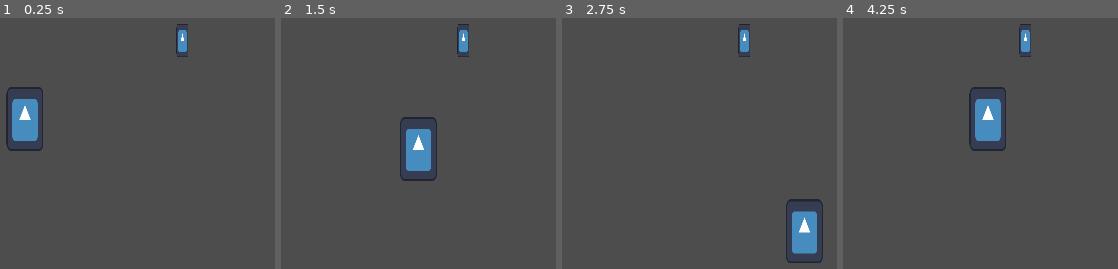
Above: before the commit, frames 1-4 (left to right).
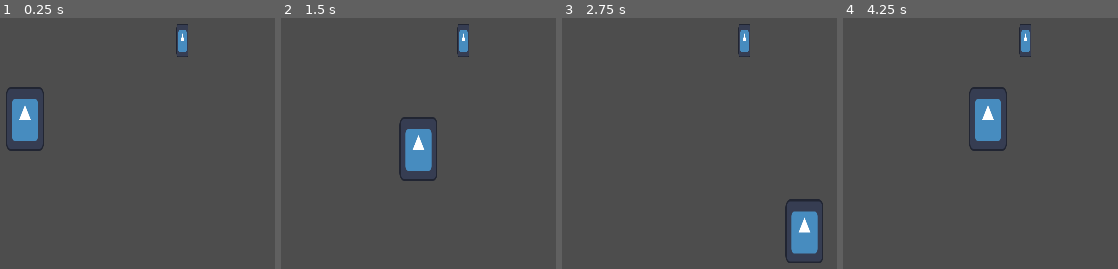
Above: after the commit, the same moments.

Repository: MasterGar1/sugaming-game-jam-2024
Game: Godot game, scene res://rooms/room_base.tscn
Same seed, same stepped clock (60 frames per second), same inputs: the game is played once before the commit and once after it. The engine's default icon, where the game draws it, is replaced by a stand-in: a white triangle on a blue panel in a dark square.
Inputs:
- Up to frame 1 (0.25 s): no input
- Up to frame 2 (1.5 s): tap Enter at 0.5 s; hold Right (move_right) 0.53-1.28 s; hold Down (move_down) from 1.28 s (still down)
- Up to frame 3 (2.75 s): release Down (move_down) at 2.03 s; hold Right (move_right) from 2.03 s (still down)
- Up to frame 4 (4.25 s): release Right (move_right) at 2.78 s; hold Up (move_up) 2.78-3.53 s; hold Left (move_left) from 3.53 s (still down)

The runs differ from the first frame. In frame 1, 0.3% of the frame differs, in the area x 2-16%, y 28-53%; in frame 2, 0.2%; in frame 3, 0.2%; in frame 4, 0.3%.

Commit message:
Add health

Diff:
--- a/player/player.gd
+++ b/player/player.gd
@@ -1,6 +1,7 @@
 extends CharacterBody2D
 
 @export var SPEED : int = 300
+@export_range(0, 10) var health : int = 3
 
 @onready var animation_player = $AnimationPlayer
 @onready var animation_tree = $AnimationTree
@@ -38,3 +39,12 @@
 		hold_pos.set_position(input_direction.normalized() * 40)
 
 	move_and_collide(velocity)
+
+func getHit():
+	--health
+
+	if (health <= 0):
+		game_over()
+
+func game_over():
+	print("You died!")
--- a/player/player.tscn
+++ b/player/player.tscn
@@ -14,7 +14,7 @@
 
 [node name="Sprite2D" type="Sprite2D" parent="."]
 position = Vector2(0, -46)
-scale = Vector2(0.578125, 1)
+scale = Vector2(0.59375, 1)
 texture = ExtResource("2_f36bw")
 
 [node name="CollisionShape2D" type="CollisionShape2D" parent="."]
@@ -27,4 +27,4 @@
 [node name="AnimationPlayer" type="AnimationPlayer" parent="."]
 
 [node name="HoldPosition" type="Marker2D" parent="."]
-position = Vector2(38, -1)
+position = Vector2(62, -47)
